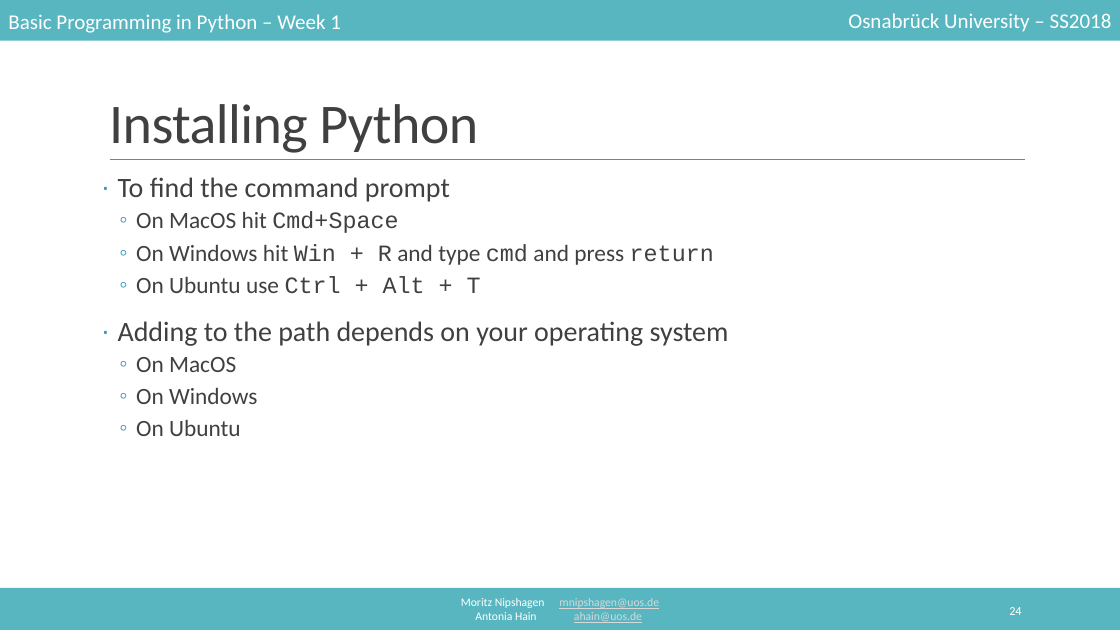
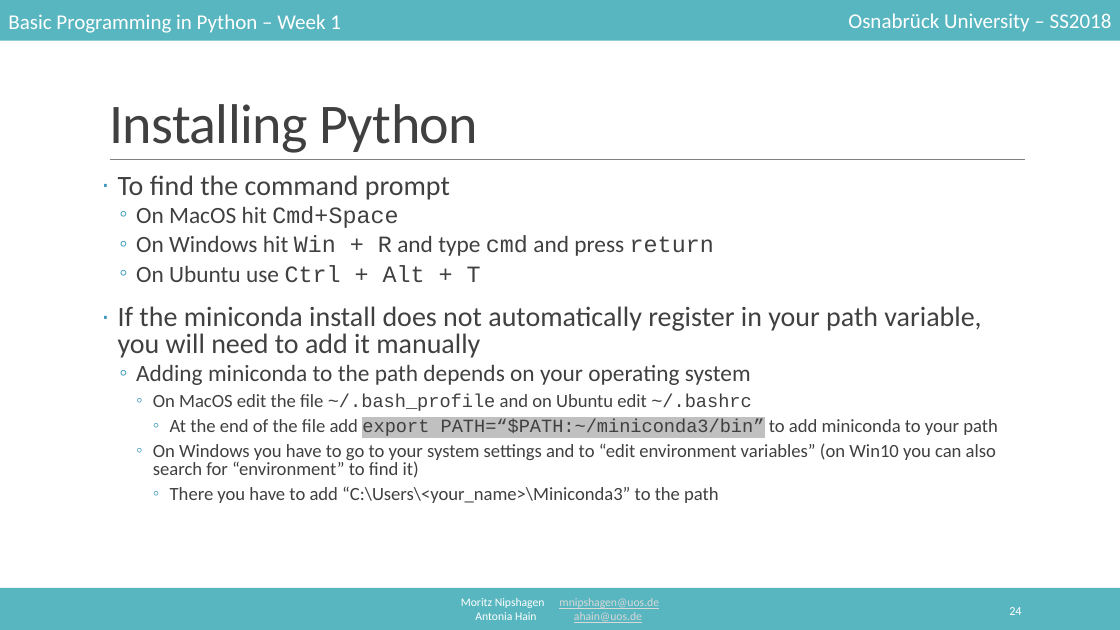
Before and after one commit to mnipshagen/monty, a slide deck: slide 24 of 2018/01/Hello_World.pptx. Drawn at 1120x630 pixels with LibreOffice and Linux fonts; fonts in the diff are those of the drawing. Boxes give left, top, right and bottom in pixels: in the first picture for what was removed or moved away, otherwise in the second. Text is boxed around its words. In the diff, an @@ line names an element or a change of style, - is before the commit and + after.

```diff
--- a/2018/01/Hello_World.pptx
+++ b/2018/01/Hello_World.pptx
@@ text at (118,175,714,282): line spacing 0.9 to 0.8 @@
@@ text at (118,306,998,503): text changed; size 24 to 16 pt @@
-· Adding to the path depends on your operating system
-  ◦ On MacOS
-  ◦ On Windows
-  ◦ On Ubuntu
+· If the miniconda install does not automatically register in your path variable, you will need to add it manually
+  ◦ Adding miniconda to the path depends on your operating system
+    ◦ On MacOS edit the file ~/.bash_profile and on Ubuntu edit ~/.bashrc
+      ◦ At the end of the file add export PATH=“$PATH:~/miniconda3/bin” to add miniconda to your path
+    ◦ On Windows you have to go to your system settings and to “edit environment variables” (on Win10 you can also search for “environment” to find it)
+      ◦ There you have to add “C:\Users\<your_name>\Miniconda3” to the path
```
Also in this commit, not shown: 4 other slides changed, 15 other files.
